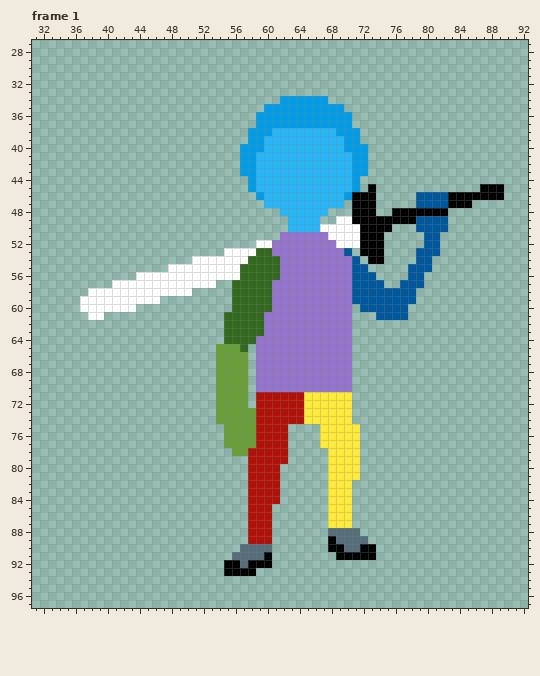
Pixel-art file, stored at RPG Game/Assets/Art/Player/Idle/Player_Sword_Idle_Down.aseprite. Above, as it was before the edit.
128x128 pixels, 8 frames. Shown: frame 1: x 31..92, y 27..97. The commit also changed other frames, which this record leaves out.
New version:
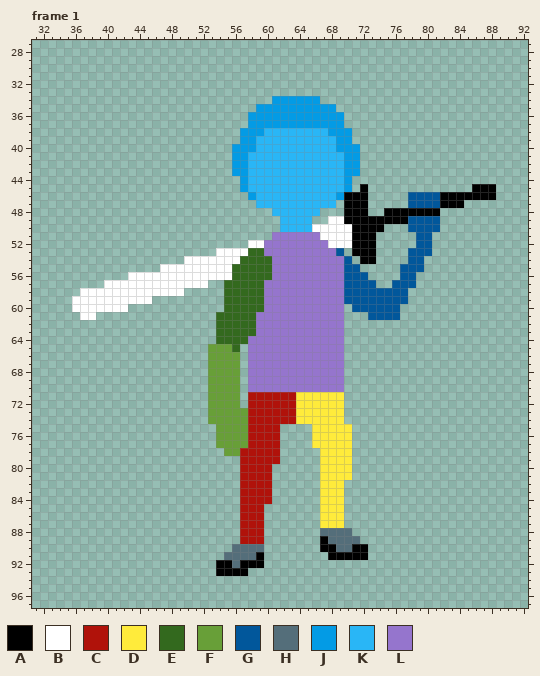
Palette (. is transparent): A #000000  B #ffffff  C #b0120a  D #ffeb3b  E #33691e  F #689f38  G #01579b  H #546e7a  J #039be5  K #29b6f6  L #9575cd
Change:
--- frame 1
@@ x 31..92 @@
 33 ..............................................................
-34 ...............................JJJJJJ.........................
-35 .............................JJJJJJJJJJ.......................
-36 ............................JJJJJJJJJJJJ......................
-37 ............................JJJJJJJJJJJJ......................
-38 ...........................JJJKKKKKKKKJJJ.....................
-39 ...........................JJKKKKKKKKKKJJ.....................
-40 ..........................JJJKKKKKKKKKKJJJ....................
-41 ..........................JJKKKKKKKKKKKKJJ....................
-42 ..........................JJKKKKKKKKKKKKJJ....................
-43 ..........................JJKKKKKKKKKKKKJJ....................
-44 ...........................JKKKKKKKKKKKKJ.....................
-45 ...........................JKKKKKKKKKKKKJ.A.............AAA...
-46 ............................JKKKKKKKKKKJAAA.....GGGGAAAAAAA...
-47 .............................KKKKKKKKKK.AAA.....GGGGAAA.......
-48 ...............................KKKKKK...AAA..AAAAAAA..........
-49 ................................KKKK..BBAAAAAAAAGGGG..........
-50 ................................KKKKBBBBBAAAA...GGGG..........
-51 ...............................LLLLLLBBBBAAA.....GG...........
-52 ............................BBLLLLLLLLBBBAAA.....GG...........
-53 ........................BBBBEELLLLLLLLLG.AAA....GGG...........
-54 ....................BBBBBBBEEEELLLLLLLLLG.AA....GG............
-55 .................BBBBBBBBBEEEEELLLLLLLLLGG.....GGG............
-56 .............BBBBBBBBBBBBBEEEEELLLLLLLLLGGG....GG.............
-57 ..........BBBBBBBBBBBBB..EEEEELLLLLLLLLLGGGG..GGG.............
-58 .......BBBBBBBBBBBBB.....EEEEELLLLLLLLLLGGGGGGGG..............
-59 ......BBBBBBBBBB.........EEEEELLLLLLLLLLGGGGGGGG..............
-60 ......BBBBBBB............EEEEELLLLLLLLLL.GGGGGG...............
-61 .......BB...............EEEEELLLLLLLLLLL...GGGG...............
-62 ........................EEEEELLLLLLLLLLL......................
-63 ........................EEEEELLLLLLLLLLL......................
-64 ........................EEEELLLLLLLLLLLL......................
-65 .......................FFFE.LLLLLLLLLLLL......................
-66 .......................FFFF.LLLLLLLLLLLL......................
-67 .......................FFFF.LLLLLLLLLLLL......................
-68 .......................FFFF.LLLLLLLLLLLL......................
-69 .......................FFFF.LLLLLLLLLLLL......................
-70 .......................FFFF.LLLLLLLLLLLL......................
-71 .......................FFFF.CCCCCCDDDDDD......................
-72 .......................FFFF.CCCCCCDDDDDD......................
-73 .......................FFFFFCCCCCCDDDDDD......................
-74 .......................FFFFFCCCCCCDDDDDD......................
-75 ........................FFFFCCCC....DDDDD.....................
-76 ........................FFFFCCCC....DDDDD.....................
-77 ........................FFFFCCCC....DDDDD.....................
-78 .........................FFCCCCC.....DDDD.....................
-79 ...........................CCCCC.....DDDD.....................
-80 ...........................CCCC......DDDD.....................
-81 ...........................CCCC......DDDD.....................
-82 ...........................CCCC......DDD......................
-83 ...........................CCCC......DDD......................
-84 ...........................CCCC......DDD......................
-85 ...........................CCC.......DDD......................
-86 ...........................CCC.......DDD......................
-87 ...........................CCC.......DDD......................
-88 ...........................CCC.......HHHH.....................
-89 ...........................CCC.......AHHHH....................
-90 ..........................HHHH.......AAHHAA...................
-91 .........................HHHHA........AAAAA...................
-92 ........................AAHAAA................................
-93 ........................AAAA..................................
+34 ..............................JJJJJJ..........................
+35 ............................JJJJJJJJJJ........................
+36 ...........................JJJJJJJJJJJJ.......................
+37 ...........................JJJJJJJJJJJJ.......................
+38 ..........................JJJKKKKKKKKJJJ......................
+39 ..........................JJKKKKKKKKKKJJ......................
+40 .........................JJJKKKKKKKKKKJJJ.....................
+41 .........................JJKKKKKKKKKKKKJJ.....................
+42 .........................JJKKKKKKKKKKKKJJ.....................
+43 .........................JJKKKKKKKKKKKKJJ.....................
+44 ..........................JKKKKKKKKKKKKJ......................
+45 ..........................JKKKKKKKKKKKKJ.A.............AAA....
+46 ...........................JKKKKKKKKKKJAAA.....GGGGAAAAAAA....
+47 ............................KKKKKKKKKK.AAA.....GGGGAAA........
+48 ..............................KKKKKK...AAA..AAAAAAA...........
+49 ...............................KKKK..BBAAAAAAAAGGGG...........
+50 ...............................KKKKBBBBBAAAA...GGGG...........
+51 ..............................LLLLLLBBBBAAA.....GG............
+52 ...........................BBLLLLLLLLBBBAAA.....GG............
+53 .......................BBBBEELLLLLLLLLG.AAA....GGG............
+54 ...................BBBBBBBEEEELLLLLLLLLG.AA....GG.............
+55 ................BBBBBBBBBEEEEELLLLLLLLLGG.....GGG.............
+56 ............BBBBBBBBBBBBBEEEEELLLLLLLLLGGG....GG..............
+57 .........BBBBBBBBBBBBB..EEEEELLLLLLLLLLGGGG..GGG..............
+58 ......BBBBBBBBBBBBB.....EEEEELLLLLLLLLLGGGGGGGG...............
+59 .....BBBBBBBBBB.........EEEEELLLLLLLLLLGGGGGGGG...............
+60 .....BBBBBBB............EEEEELLLLLLLLLL.GGGGGG................
+61 ......BB...............EEEEELLLLLLLLLLL...GGGG................
+62 .......................EEEEELLLLLLLLLLL.......................
+63 .......................EEEEELLLLLLLLLLL.......................
+64 .......................EEEELLLLLLLLLLLL.......................
+65 ......................FFFE.LLLLLLLLLLLL.......................
+66 ......................FFFF.LLLLLLLLLLLL.......................
+67 ......................FFFF.LLLLLLLLLLLL.......................
+68 ......................FFFF.LLLLLLLLLLLL.......................
+69 ......................FFFF.LLLLLLLLLLLL.......................
+70 ......................FFFF.LLLLLLLLLLLL.......................
+71 ......................FFFF.CCCCCCDDDDDD.......................
+72 ......................FFFF.CCCCCCDDDDDD.......................
+73 ......................FFFFFCCCCCCDDDDDD.......................
+74 ......................FFFFFCCCCCCDDDDDD.......................
+75 .......................FFFFCCCC....DDDDD......................
+76 .......................FFFFCCCC....DDDDD......................
+77 .......................FFFFCCCC....DDDDD......................
+78 ........................FFCCCCC.....DDDD......................
+79 ..........................CCCCC.....DDDD......................
+80 ..........................CCCC......DDDD......................
+81 ..........................CCCC......DDDD......................
+82 ..........................CCCC......DDD.......................
+83 ..........................CCCC......DDD.......................
+84 ..........................CCCC......DDD.......................
+85 ..........................CCC.......DDD.......................
+86 ..........................CCC.......DDD.......................
+87 ..........................CCC.......DDD.......................
+88 ..........................CCC.......HHHH......................
+89 ..........................CCC.......AHHHH.....................
+90 .........................HHHH.......AAHHAA....................
+91 ........................HHHHA........AAAAA....................
+92 .......................AAHAAA.................................
+93 .......................AAAA...................................
 94 ..............................................................
